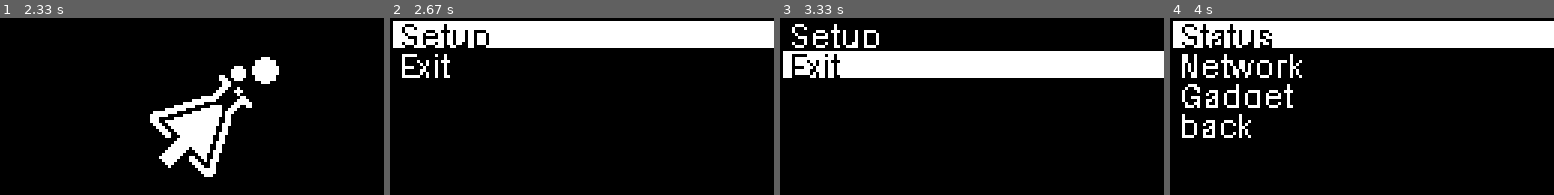
Above: before the commit, frames 1-4 (left to right).
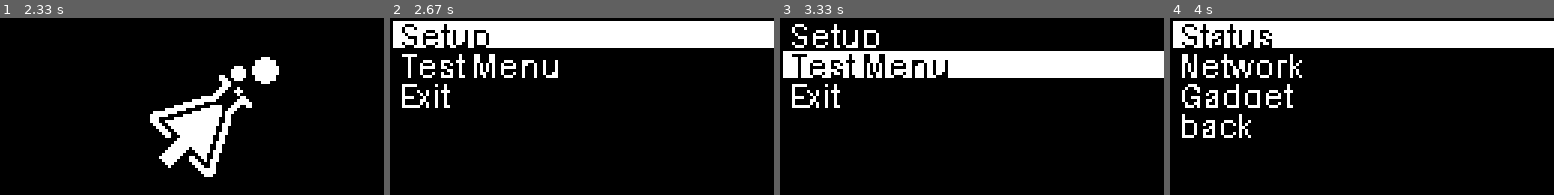
Above: after the commit, the same moments.

Repository: ProjectMakeIt/provkey-software
Game: pygame game, started from desktop.py
The game is run twice, just before and just after one commit, with the same random seed, the same clock (stepped at 60 frames per second) and the same inputs. The source is Python 2; it was converted automatically to run under Python 3.
Inputs:
- Up to frame 1 (2.33 s): hold Up 0.33-0.8 s; hold Down 0.83-1.3 s
- Up to frame 2 (2.67 s): no input
- Up to frame 3 (3.33 s): hold Down 2.83-3.3 s
- Up to frame 4 (4 s): hold Up 3.33-3.7 s; tap Enter at 3.73 s

Frame 1 is identical in both runs. In frame 2, 2.5% of the frame differs, in the area x 3-44%, y 20-51%; in frame 3, 2.5%; in frame 4, nothing differs.

Commit message:
make menus scroll correctly

Diff:
--- a/libs/menu.py
+++ b/libs/menu.py
@@ -13,6 +13,7 @@
     self.currentLine=firstEntry
     self.navigatable=navigatable
     self.img = Image.new('1', (128,64))
+    self.firstLine = 0
   def reset(self):
     self.currentLine=self.firstEntry
   def addLine(self,line,selectable=True):
@@ -22,16 +23,22 @@
     if not self.navigatable:
       return
     self.currentLine+=1
+    if self.firstLine<self.currentLine-5:
+        self.firstLine=self.currentLine-5
     if self.currentLine>len(self.lines)-1:
       self.currentLine=0
+      self.firstLine=0
     if not self.selectable[self.currentLine]:
       self.down()
   def up(self):
     if not self.navigatable:
       return
     self.currentLine-=1
+    if self.firstLine>self.currentLine:
+        self.firstLine=self.currentLine
     if self.currentLine<0:
       self.currentLine=len(self.lines)-1
+      self.firstLine=self.currentLine-5
     if not self.selectable[self.currentLine]:
       self.up()
   def enter(self,ctl):
@@ -41,15 +48,19 @@
   def render(self):
     draw = ImageDraw.Draw(self.img)
     draw.rectangle((0,0,128,64), outline=0, fill=0)
-    for i,line in enumerate(self.lines):
-      if self.currentLine==i:
+    selectLine = self.currentLine-self.firstLine
+    for i in xrange(0,6) :
+      if len(self.lines)-1 < i:
+          continue
+      line = self.lines[i+self.firstLine]
+      if selectLine==i:
         box=255
         text=0
       else:
         box=0
         text=255
       if isinstance(line,MenuLine):
-        image=line.render(self.currentLine==i)
+        image=line.render(selectLine==i)
         mask = Image.new('1',(128,64))
         maskDraw = ImageDraw.Draw(mask)
         maskDraw.rectangle((0,(i*10),128,(i*10)+10), outline=0, fill=255)
--- a/menus.py
+++ b/menus.py
@@ -61,8 +61,23 @@
     usbNet = Menu()
     usb = Menu()
     info = Menu(True,4)
+    testMenu = Menu()
     root.addLine(MenuEntry('Setup',setup))
+    root.addLine(MenuEntry('Test Menu',testMenu))
     root.addLine(MenuLine('Exit',shutdown))
+    testMenu.addLine(MenuText('Test1'))
+    testMenu.addLine(MenuText('Test2'))
+    testMenu.addLine(MenuText('Test3'))
+    testMenu.addLine(MenuText('Test4'))
+    testMenu.addLine(MenuText('Test5'))
+    testMenu.addLine(MenuText('Test6'))
+    testMenu.addLine(MenuText('Test7'))
+    testMenu.addLine(MenuText('Test8'))
+    testMenu.addLine(MenuText('Test9'))
+    testMenu.addLine(MenuText('Test10'))
+    testMenu.addLine(MenuText('Test11'))
+    testMenu.addLine(MenuText('Test12'))
+    testMenu.addLine(MenuEntry('back',root))
     setup.addLine(MenuEntry('Status',info))
     setup.addLine(MenuEntry('Network',network))
     setup.addLine(MenuEntry('Gadget',usb))
